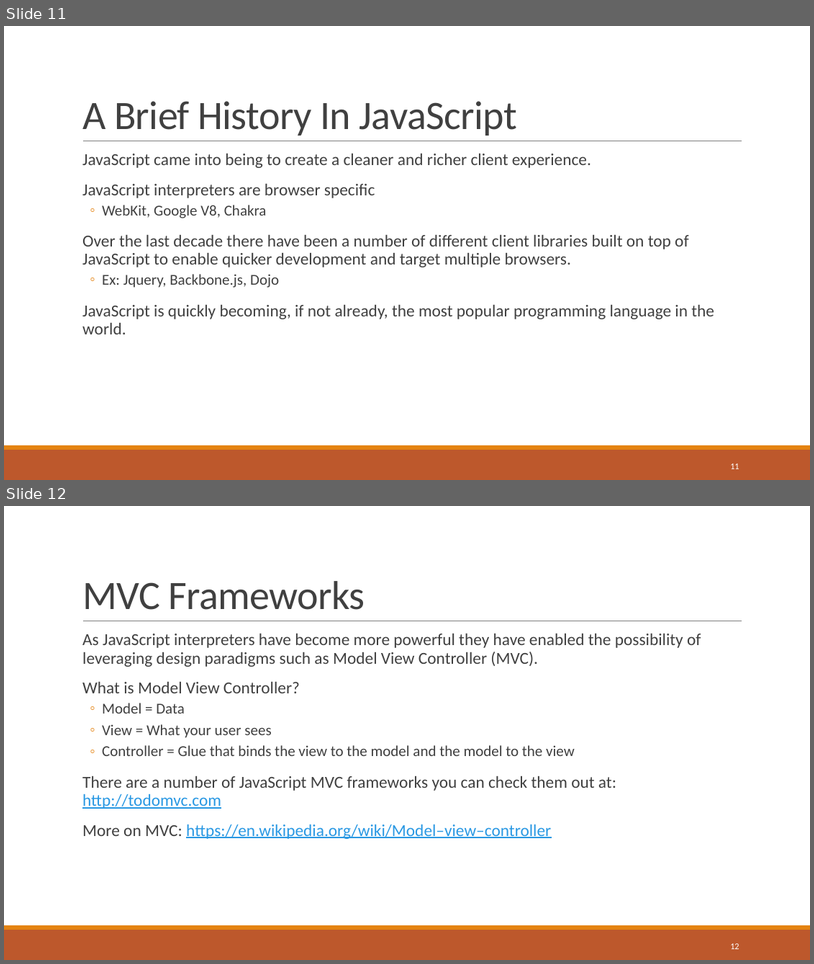
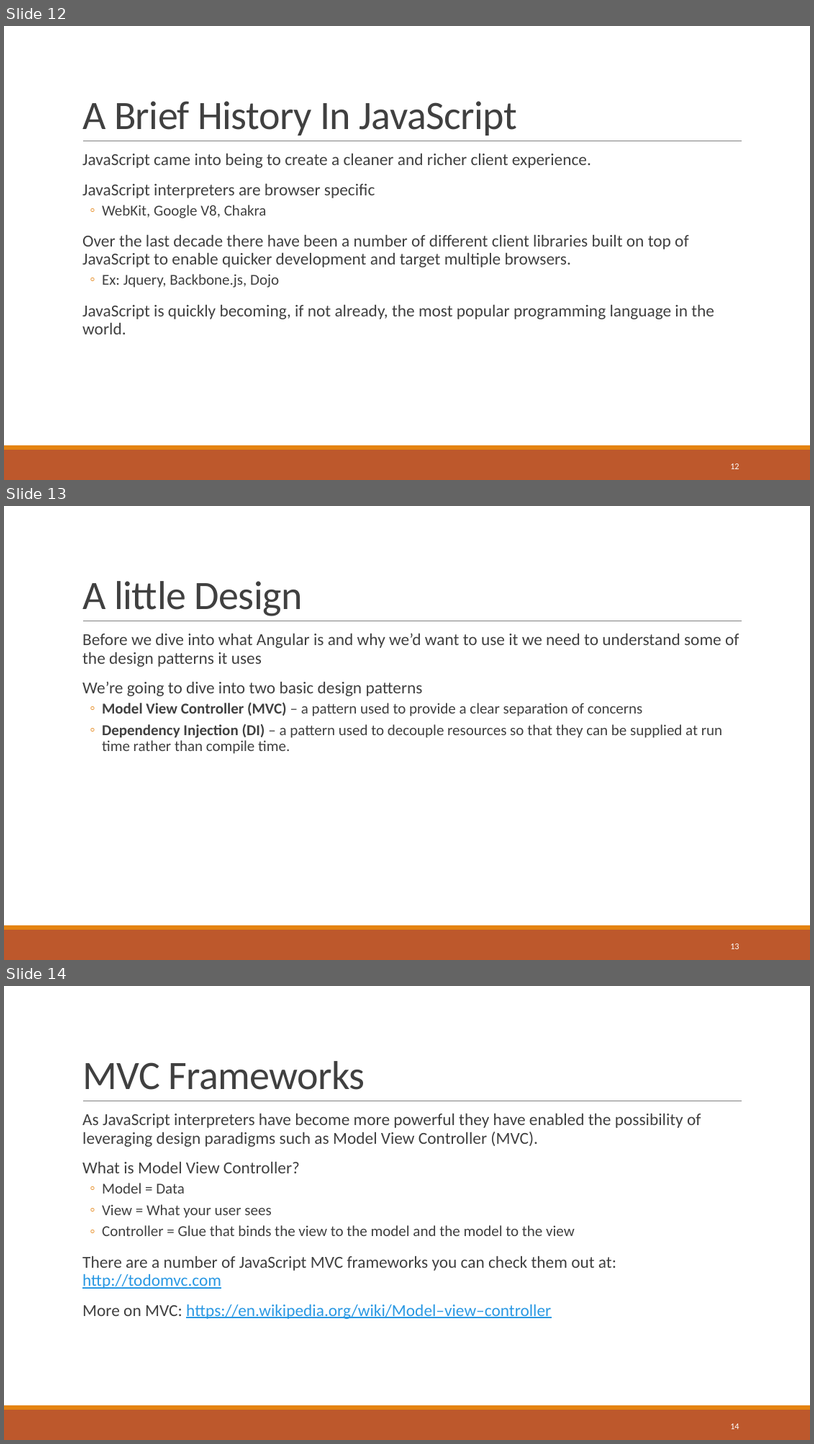
Before and after one commit to sbechtold/angularjs, a slide deck: materials/AngularJS.pptx. Shown one above the other, each under a label of ours: slides 11 and 12 before the commit, slides 12, 13 and 14 after it. The pictures are 814x964 and 814x1444 pixels, drawn with LibreOffice and Linux fonts; fonts in the diff are those of the drawing. Boxes give left, top, right and bottom in pixels: in the first picture for what was removed or moved away, otherwise in the second. Text is boxed around its words. In the diff, an @@ line names an element or a change of style, - is before the commit and + after.

```diff
--- a/materials/AngularJS.pptx
+++ b/materials/AngularJS.pptx
@@ slide 13 added at (4, 506, 810, 960), background #FFFFFF; not listed: 3 template elements that a slide beside it also shows @@
@@ title added at (82, 581, 303, 616), 48 pt, text #404040 @@
+A little Design
@@ text added at (82, 633, 739, 754), 18 pt, text #404040 @@
+  Before we dive into what Angular is and why we’d want to use it we need to understand some of the design patterns it uses
+  We’re going to dive into two basic design patterns
+  ◦ Model View Controller (MVC) – a pattern used to provide a clear separation of concerns
+  ◦ Dependency Injection (DI) – a pattern used to decouple resources so that they can be supplied at run time rather than compile time.
@@ page number added at (730, 943, 739, 949), 10.5 pt, text #FFFFFF @@
+13
@@ what was slide 11 is now slide 12 @@
@@ page number at (730, 463, 739, 469): text changed @@
-11
+12
@@ what was slide 12 is now slide 14 @@
@@ page number at (730, 1423, 739, 1429): text changed @@
-12
+14
```
Also in this commit, not shown: 1 other slide added, 16 other files.
